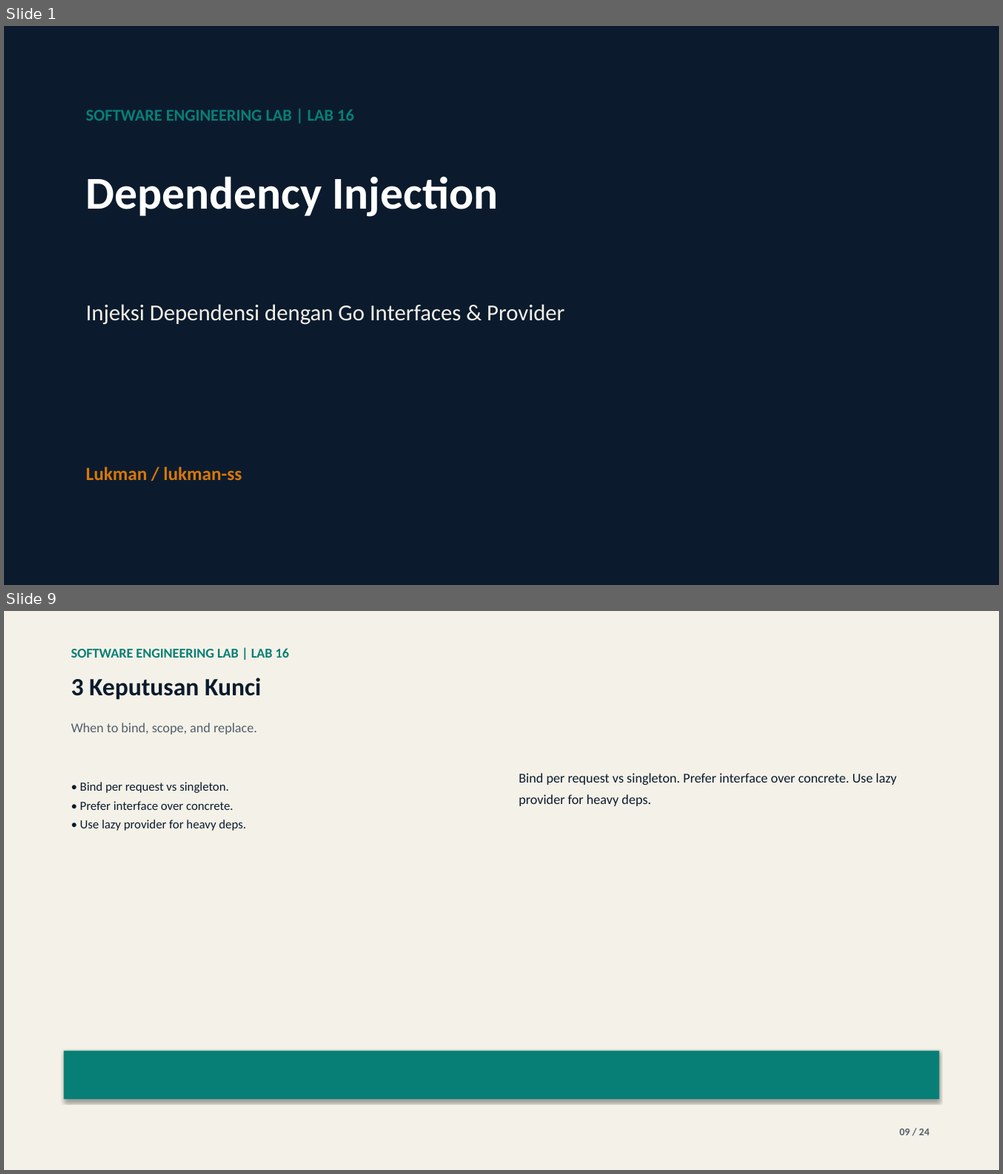
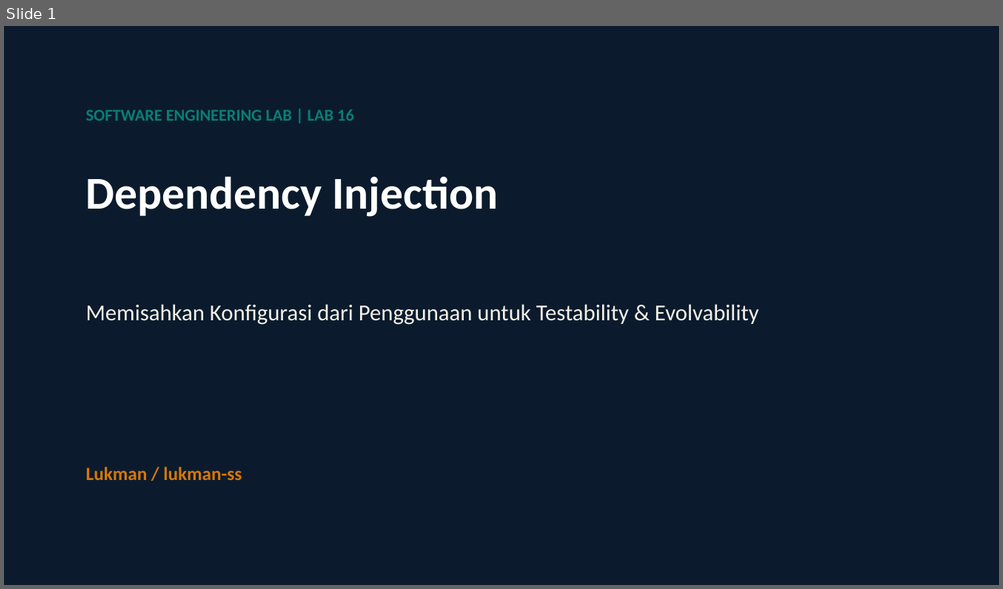
Before and after one commit to lukman-ss/software-engineering-lab, a slide deck: labs/16-dependency-injection/result/linkedin/lab-16-dependency-injection-carousel.pptx. Shown one above the other, each under a label of ours: slides 1 and 9 before the commit, slide 1 after it; the slides between them are not shown. The pictures are 1003x1174 and 1003x589 pixels, drawn with LibreOffice and Linux fonts; fonts in the diff are those of the drawing. Boxes give left, top, right and bottom in pixels: in the first picture for what was removed or moved away, otherwise in the second. Text is boxed around its words. In the diff, an @@ line names an element or a change of style, - is before the commit and + after.

```diff
--- a/labs/16-dependency-injection/result/linkedin/lab-16-dependency-injection-carousel.pptx
+++ b/labs/16-dependency-injection/result/linkedin/lab-16-dependency-injection-carousel.pptx
@@ slide 9 removed at (4, 611, 999, 1170), background #FFFFFF @@
@@ rectangle removed at (4, 611, 999, 1170) @@
@@ text removed at (71, 648, 289, 658) @@
-SOFTWARE ENGINEERING LAB | LAB 16
@@ text removed at (71, 678, 261, 700) @@
-3 Keputusan Kunci
@@ text removed at (71, 723, 257, 735) @@
-When to bind, scope, and replace.
@@ text removed at (80, 782, 246, 831) @@
-• Bind per request vs singleton.
-• Prefer interface over concrete.
-• Use lazy provider for heavy deps.
@@ text removed at (518, 773, 896, 806) @@
-Bind per request vs singleton. Prefer interface over concrete. Use lazy provider for heavy deps.
@@ rectangle removed at (64, 1051, 939, 1099) @@
@@ text removed at (899, 1129, 929, 1136) @@
-09 / 24
@@ slide 1 changed as well @@
@@ text at (86, 304, 759, 325): text changed @@
-Injeksi Dependensi dengan Go Interfaces & Provider
+Memisahkan Konfigurasi dari Penggunaan untuk Testability & Evolvability
```
Also in this commit, not shown: 16 other slides changed, 7 slides added, 6 other slides removed, 7 other files.
